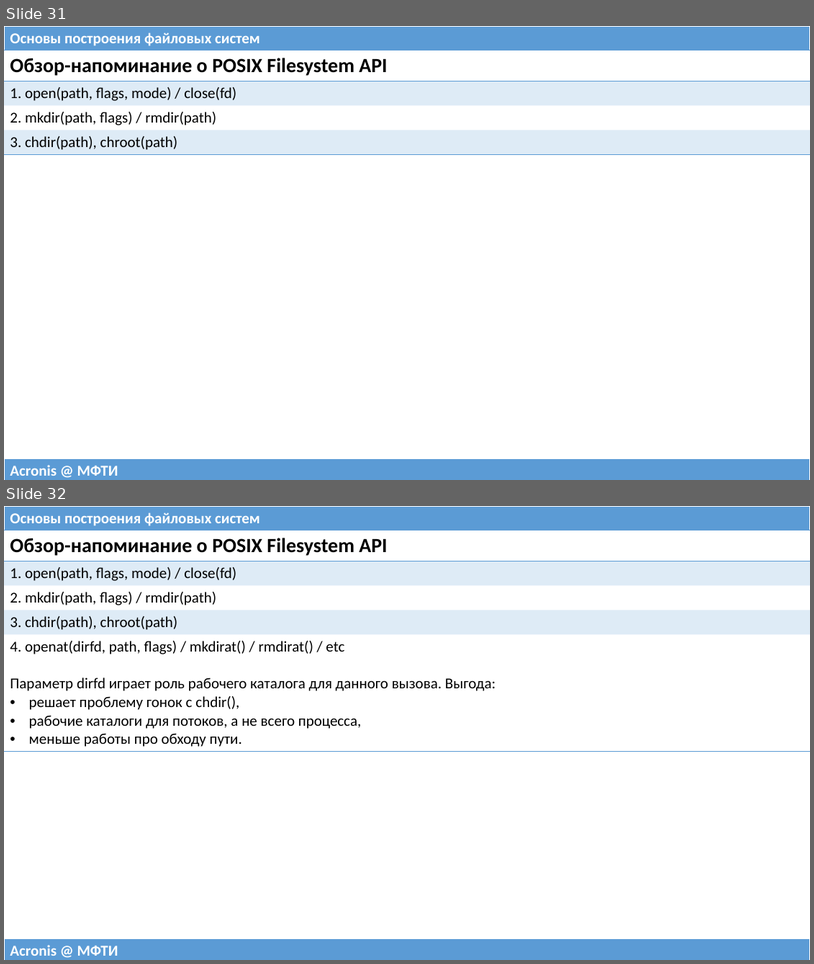
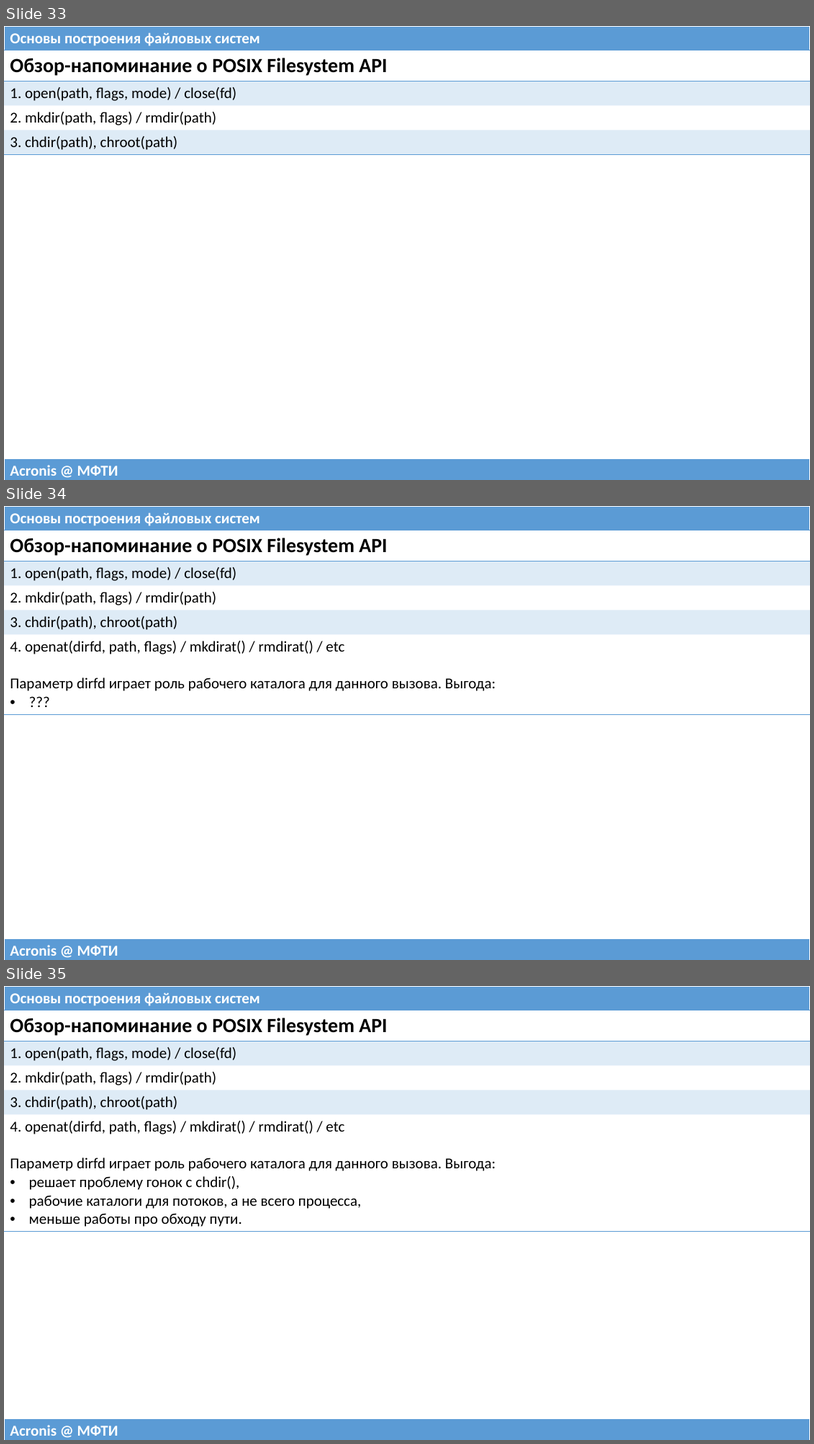
Before and after one commit to 75cc8545e7b021ed280ed0ef99fc7fc4/filesystems-101, a slide deck: talks/src/class00.pptx. Shown one above the other, each under a label of ours: slides 31 and 32 before the commit, slides 33, 34 and 35 after it. The pictures are 814x964 and 814x1444 pixels, drawn with LibreOffice and Linux fonts; fonts in the diff are those of the drawing. Boxes give left, top, right and bottom in pixels: in the first picture for what was removed or moved away, otherwise in the second. Text is boxed around its words. In the diff, an @@ line names an element or a change of style, - is before the commit and + after.

```diff
--- a/talks/src/class00.pptx
+++ b/talks/src/class00.pptx
@@ slide 34 added at (4,506,810,960), background #FFFFFF @@
@@ table added at (4,506,810,530), 1 rows, 1 columns @@
+Основы построения файловых систем
@@ table added at (4,530,810,713), 5 rows, 1 columns @@
+Обзор-напоминание о POSIX Filesystem API
+1. open(path, flags, mode) / close(fd)
+2. mkdir(path, flags) / rmdir(path)
+3. chdir(path), chroot(path)
+4. openat(dirfd, path, flags) / mkdirat() / rmdirat() / etc / Параметр dirfd играет роль рабочего каталога для данного вызова. Выгода: / ???
@@ table added at (4,938,810,960), 1 rows, 1 columns @@
+Acronis @ МФТИ
@@ what was slide 31 is now slide 33 @@
@@ what was slide 32 is now slide 35 @@
```
Also in this commit, not shown: 1 slide changed, 2 other slides added, 1 other file.
